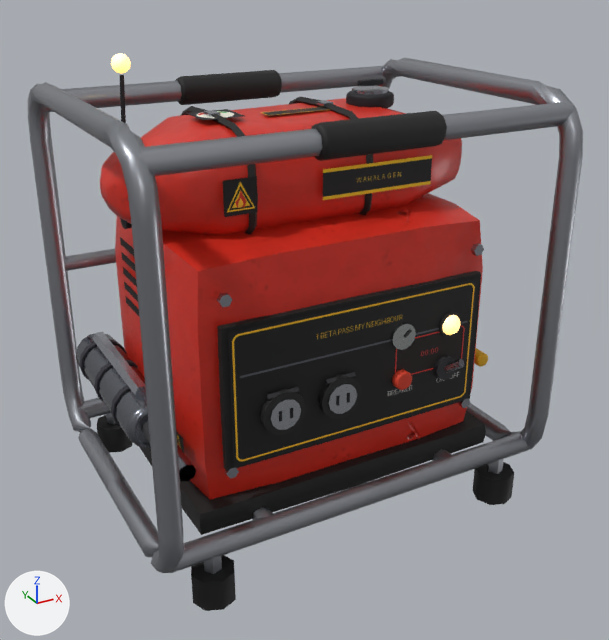
Before and after pictures for a commit that changed the glTF model src/assets/models/gen_generator.glb.
Camera for both pictures: a camera (50 mm lens) standing at (-0.553, -1.038, 0.779) and looking at (0.0, -0.033, 0.277). The lights are fixed; the arrows at lower left show +X, +Y and +Z. The older version comes first. Where no turn or scale is listed for an object, it has been applied to the vertices. Vertices at exactly the same position are counted once.

Objects in the first picture: 'gen_generator_body', 'lamp' and 1 more.
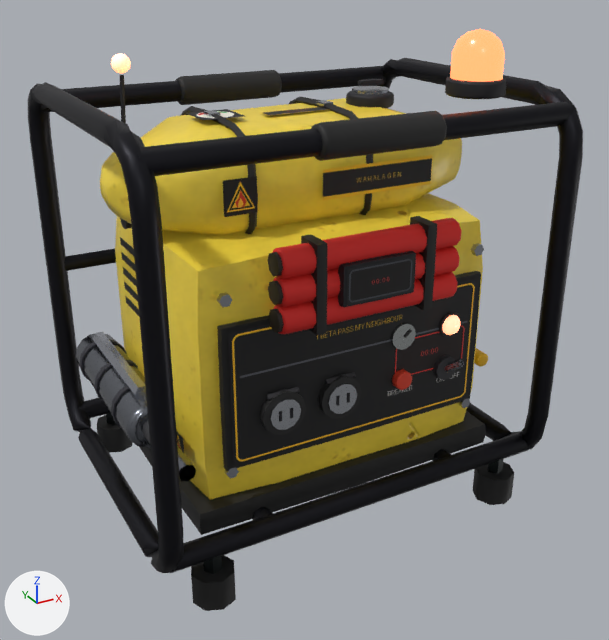
Where the newer file only moved an object's origin or applied its transform, the numbers keep the older frame.

Where the change shows, as pixel boxes (x1, y1, x2, y2) in the pictures (609 x 640 px):
'gen_generator_body', surface changed, reshaped
    both: (28, 58, 583, 611)
'lamp', reshaped (220% wider, 1362% taller)
    before: (442, 315, 461, 335)
    after: (442, 29, 505, 335)
part 1 of me_gen_generator_body, added
    after: (269, 309, 284, 332)
part 2 of me_gen_generator_body, added
    after: (268, 281, 283, 305)
part 3 of me_gen_generator_body, added
    after: (268, 252, 283, 277)
part 4 of me_gen_generator_body, added
    after: (338, 251, 416, 307)
part 5 of me_gen_generator_body, added
    after: (272, 216, 462, 335)
part 6 of me_gen_generator_body, added
    after: (445, 76, 507, 99)
part 7 of me_gen_generator_body, recoloured (grey to black)
    both: (28, 58, 583, 574)
part 8 of me_lamp, added
    after: (450, 29, 505, 82)

Patch to the scene script:
```diff
--- a/src/assets/models/gen_generator.glb.py
+++ b/src/assets/models/gen_generator.glb.py
@@ mat_casing @@
 n2 = _N.new('ShaderNodeMix'); n2.name = 'Mix'
 n2.inputs[0].default_value = 1.0  # 'Factor'
-n2.inputs[7].default_value = (0.694, 0.027, 0.013, 1.0)  # 'B', red #d92e1e
+n2.inputs[7].default_value = (0.96, 0.72, 0.06, 1.0)  # 'B', yellow #fadd45
 n3 = _N.new('ShaderNodeMix'); n3.name = 'Mix.001'
@@ me_gen_generator_body @@
 # used by ob_gen_generator_body; location = (0.0, 0.0, 0.0)
-me_gen_generator_body.from_pydata(...)  # 2410 vertices, 4318 faces; spans x -0.31..0.31, y -0.247..0.247, z -0.001..0.615
+me_gen_generator_body.from_pydata(...)  # 3140 vertices, 5690 faces; spans x -0.31..0.31, y -0.247..0.247, z -0.001..0.625
+# me_gen_generator_body part 1: a new loose piece, an 8-sided cylinder along x spanning x -0.135..-0.127, y -0.217..-0.187, z 0.354..0.384, in mat_trim
+# me_gen_generator_body part 2: a new loose piece, an 8-sided cylinder along x spanning x -0.135..-0.127, y -0.217..-0.187, z 0.39..0.42, in mat_trim
+# me_gen_generator_body part 3: a new loose piece, an 8-sided cylinder along x spanning x -0.135..-0.127, y -0.217..-0.187, z 0.426..0.456, in mat_trim
+# me_gen_generator_body part 4: the loose piece of 26 vertices spanning x -0.2..0.2, y -0.188..-0.172, z 0.162..0.368 is copied, and the copy is scaled about its middle by (0.266, 1.1, 0.266), then moved by (0.0, -0.04, 0.14); it spans x -0.054..0.054, y -0.228..-0.212, z 0.377..0.433
+# me_gen_generator_body part 5: 242 vertices added at x -0.13..0.13, y -0.228..-0.181, z 0.346..0.464
+# me_gen_generator_body part 6: 86 vertices added at x 0.155..0.235, y -0.184..-0.106, z 0.603..0.625
+# me_gen_generator_body part 7: 866 kept faces spanning x -0.31..0.31, y -0.247..0.247, z 0.035..0.615 get new vertex colours; the middle colour goes from grey #9da0a7 to black #1c1c22
+# other edits to the shape of me_gen_generator_body do not show in these pictures
 me_gen_generator_body.materials.append(mat_casing)
@@ me_lamp @@
 # used by ob_lamp; location = (0.145, -0.189, 0.3)
-me_lamp.from_pydata(...)  # 44 vertices, 84 faces; spans x -0.0155..0.0155, y -0.0125..0.0, z -0.0151..0.0151
+me_lamp.from_pydata(...)  # 110 vertices, 212 faces; spans x -0.0155..0.084, y -0.0125..0.0775, z -0.0151..0.386
+# me_lamp part 8: a new loose piece of 66 vertices spanning x 0.016..0.084, y 0.0095..0.0775, z 0.324..0.386, in mat_lamp
 me_lamp.materials.append(mat_lamp)
```
